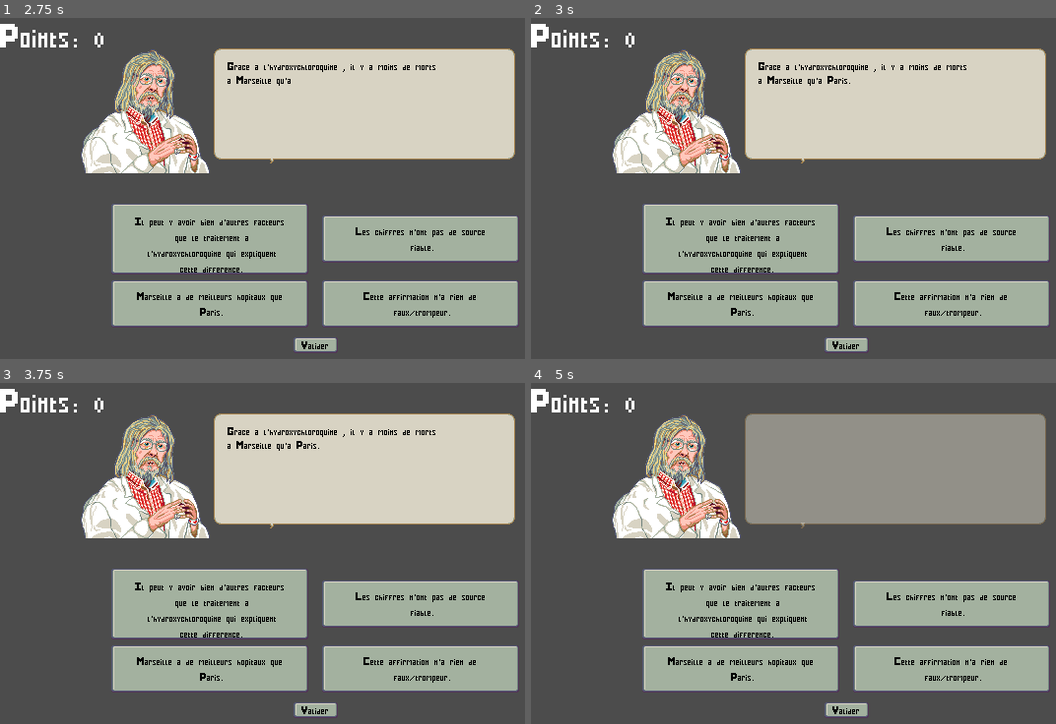
Above: before the commit, frames 1-4 (two rows, left to right).
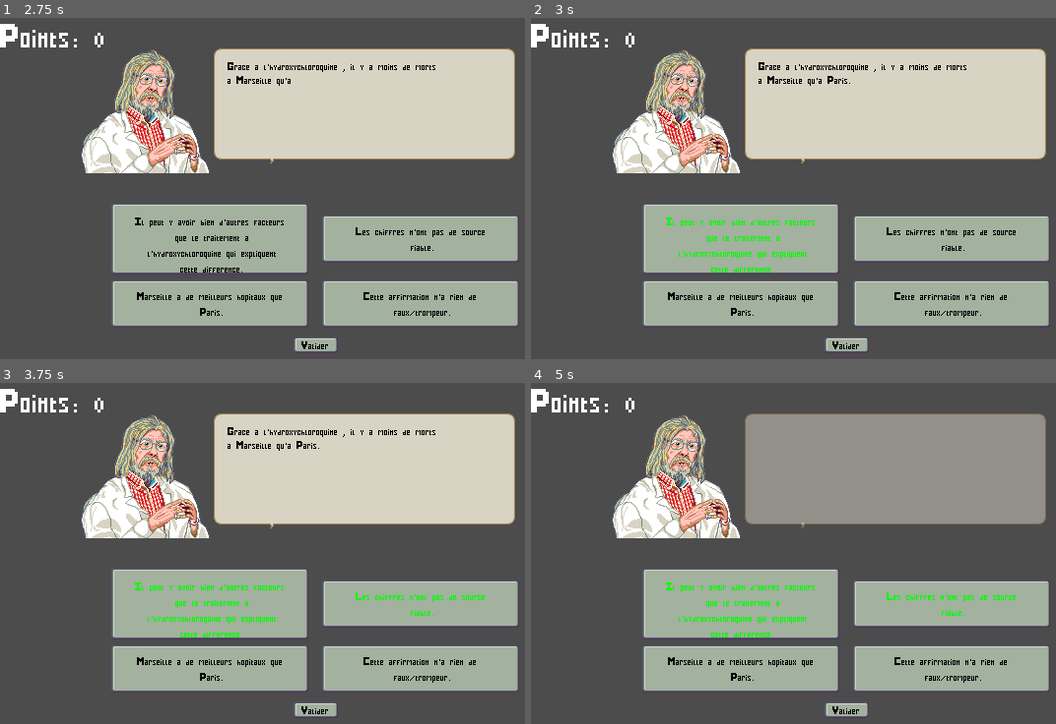
Above: after the commit, the same moments.

Repository: MrBSmith/FakeNews
Game: Godot game, scene res://Scenes/Game.tscn
Same seed, same stepped clock (60 frames per second), same inputs: the game is played once before the commit and once after it.
Inputs (mouse positions are in pixels of both pictures, inside the frame that each line leads up to):
- Up to frame 1 (2.75 s): tap Enter (ui_accept) at 0.5, 0.77, 1.52, 2 s; move the mouse to (451, 174) at 0.52 s; hold Up (ui_up) 0.53-1.28 s; click (451, 174) at 0.67 s; move the mouse to (362, 103) at 1.27 s; hold Down (ui_down) 1.28-2.03 s; click (362, 103) at 1.42 s; move the mouse to (378, 113) at 2.02 s; hold Up (ui_up) from 2.03 s (still down); click (378, 113) at 2.17 s
- Up to frame 2 (3 s): keep holding Up (ui_up); tap Enter (ui_accept) at 2.75 s; move the mouse to (814, 263) at 2.77 s; click (814, 263) at 2.92 s
- Up to frame 3 (3.75 s): tap Enter (ui_accept) at 3.02, 3.5 s; move the mouse to (504, 611) at 3.52 s; release Up (ui_up) at 3.53 s; hold Down (ui_down) from 3.53 s (still down); click (504, 611) at 3.67 s
- Up to frame 4 (5 s): keep holding Down (ui_down); tap Enter (ui_accept) at 3.77, 4.25, 4.52 s; move the mouse to (657, 505) at 4.27 s; click (657, 505) at 4.42 s

Frame 1 is identical in both runs. In frame 2, 0.5% of the frame differs, in the area x 25-55%, y 58-75%; in frame 3, 0.7%, in the area x 25-93%, y 58-75%; in frame 4, 0.7%.

Commit message:
Custom buttons

Diff:
--- a/Autoloads/Dialogue/Text.csv
+++ b/Autoloads/Dialogue/Text.csv
@@ -20,7 +20,7 @@
 DIAL_QUIZZ_7;;Le virus a été fabriqué en laboratoire, en Chine, et les ondes 5G y jouent un rôle.
 DIAL_QUIZZ_8;;Il faut jeûner et manger cru pour se proteger du virus tout comme il faut se rapprocher des gens plutôt que de limiter les contacts physiques.
 DIAL_QUIZZ_9;;Est-ce que je connais des gens qui ont une hygiène de vie correcte [...] et qui ont été touchés par le COVID? A priori non, je n'en connais pas, et ca me parait impossible.
-DIAL_QUIZZ_10;;
+;;
 ;;
 DIAL_QUIZZ_1_0;;Il peut y avoir bien d'autres facteurs que le traitement a l'hydroxychloroquine qui expliquent cette difference.[v]
 DIAL_QUIZZ_1_1;;Les chiffres n'ont pas de source fiable.[v]
--- a/Scenes/Button/Label.gd
+++ b/Scenes/Button/Label.gd
@@ -1,13 +1,14 @@
 extends Label
-
-var mouse_inside : bool = false
 
 signal pressed
 
 const PRESSED = Color.green
 const OVER = Color.red
-const DISSABLED = Color.green
+const DISSABLED = Color.gray
 const NORMAL = Color.black
+
+var mouse_inside : bool = false
+var is_pressed : bool = false
 
 func _ready():
 	set_modulate(NORMAL)
@@ -16,20 +17,25 @@
 
 
 func on_mouse_entered():
-	set_modulate(OVER)
+	if !is_pressed:
+		set_modulate(OVER)
+
 	mouse_inside = true
 
 
 func on_mouse_exited():
-	set_modulate(NORMAL)
+	if !is_pressed:
+		set_modulate(NORMAL)
+
 	mouse_inside = false
 
 
 func _input(event):
-	if !event is InputEventMouseButton:
-		 return
-
-	if mouse_inside:
+	if mouse_inside && event is InputEventMouseButton:
 		if event.button_index == BUTTON_LEFT and event.pressed:
-			emit_signal("pressed")
-			set_modulate(NORMAL)
+			is_pressed = !is_pressed
+			if is_pressed:
+				emit_signal("pressed")
+				set_modulate(PRESSED)
+			else:
+				set_modulate(OVER)
--- a/Scenes/Button/Submit/Submit.tscn
+++ b/Scenes/Button/Submit/Submit.tscn
@@ -13,4 +13,3 @@
 margin_right = 37.6859
 margin_bottom = 15.7558
 text = "Valider"
-align = 1
--- a/Scenes/Game.tscn
+++ b/Scenes/Game.tscn
@@ -48,14 +48,6 @@
 "_edit_use_anchors_": false
 }
 
-[node name="Portrait" type="Sprite" parent="GUI/UI/Questions"]
-position = Vector2( -131.575, 75 )
-texture = ExtResource( 6 )
-script = ExtResource( 5 )
-
-[node name="AnimationPlayer" type="AnimationPlayer" parent="GUI/UI/Questions/Portrait"]
-anims/Appear = SubResource( 1 )
-
 [node name="Answers" type="Control" parent="GUI/UI"]
 anchor_top = 0.444
 anchor_right = 1.0
@@ -66,6 +58,14 @@
 "_edit_use_anchors_": false
 }
 
+[node name="Portrait" type="Sprite" parent="GUI/UI"]
+position = Vector2( -131.575, 75 )
+texture = ExtResource( 6 )
+script = ExtResource( 5 )
+
+[node name="AnimationPlayer" type="AnimationPlayer" parent="GUI/UI/Portrait"]
+anims/Appear = SubResource( 1 )
+
 [node name="Points" type="Label" parent="GUI"]
 margin_right = 40.0
 margin_bottom = 14.0
--- a/Scenes/Quizz/Quizz.gd
+++ b/Scenes/Quizz/Quizz.gd
@@ -4,8 +4,7 @@
 onready var answer_scene = preload("res://Scenes/Button/Answer/Answer.tscn")
 onready var submit_scene = preload("res://Scenes/Button/Submit/Submit.tscn")
 
-onready var portrait_node = $GUI/UI/Questions/Portrait
-
+onready var portrait_node = $GUI/UI/Portrait
 
 var dialogue_index : int = 0
 
@@ -16,6 +15,28 @@
 
 func get_portait_key(index: int) -> String:
 	return "PORT_QUIZZ_" + String(index)
+
+
+
+func instanciate_reaction(right_answer: bool):
+	if right_answer:
+		var points_node = $GUI/Points
+		points_node.add_to_points(1)
+
+	next_question()
+
+
+func next_question():
+	destroy_current_question()
+	generate_question()
+
+
+func destroy_current_question():
+	for answer in $GUI/UI/Answers.get_children():
+		answer.queue_free()
+
+	for question in $GUI/UI/Questions.get_children():
+		question.queue_free()
 
 
 func generate_question():
@@ -83,10 +104,4 @@
 
 
 func on_timer_timeout():
-	generate_question()
-
-
-func instanciate_reaction(right_answer: bool):
-	if right_answer:
-		var points_node = $GUI/Points
-		points_node.add_to_points(1)
+	next_question()
Not shown, changed: Autoloads/Dialogue/Text.csv.import
